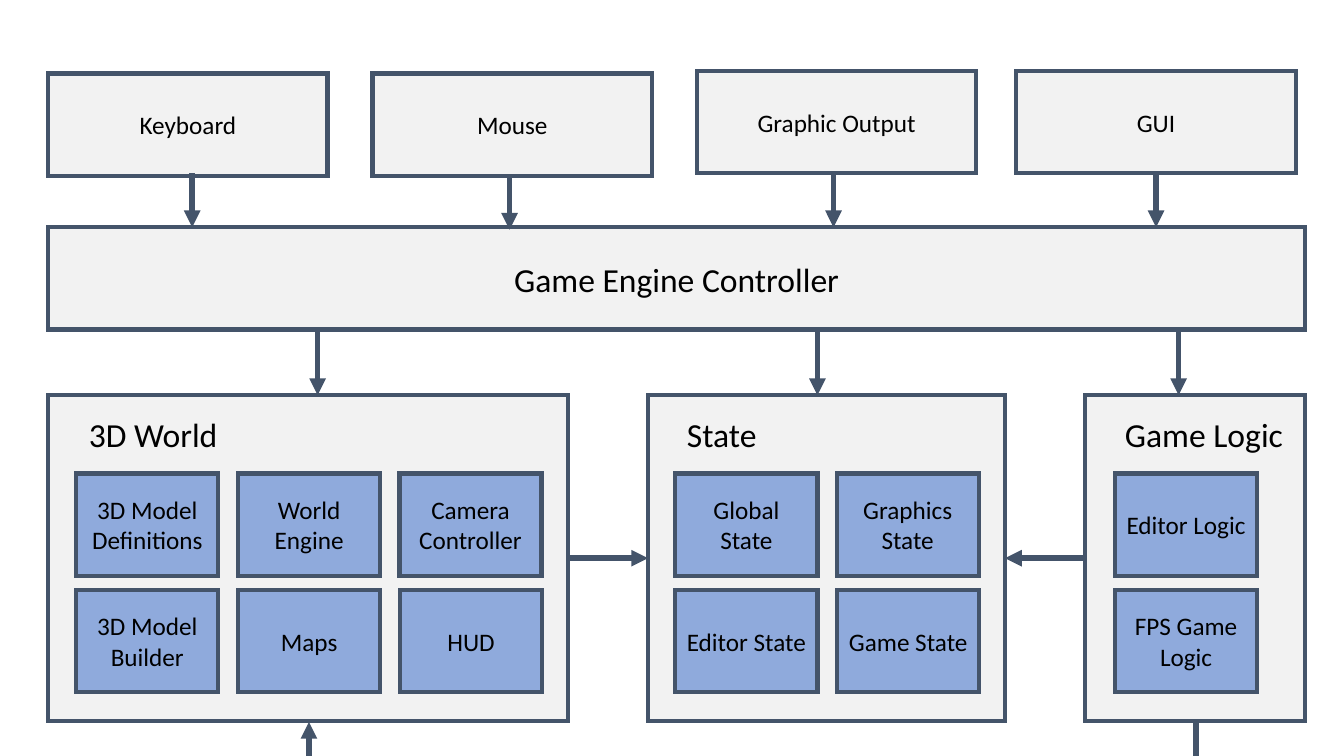
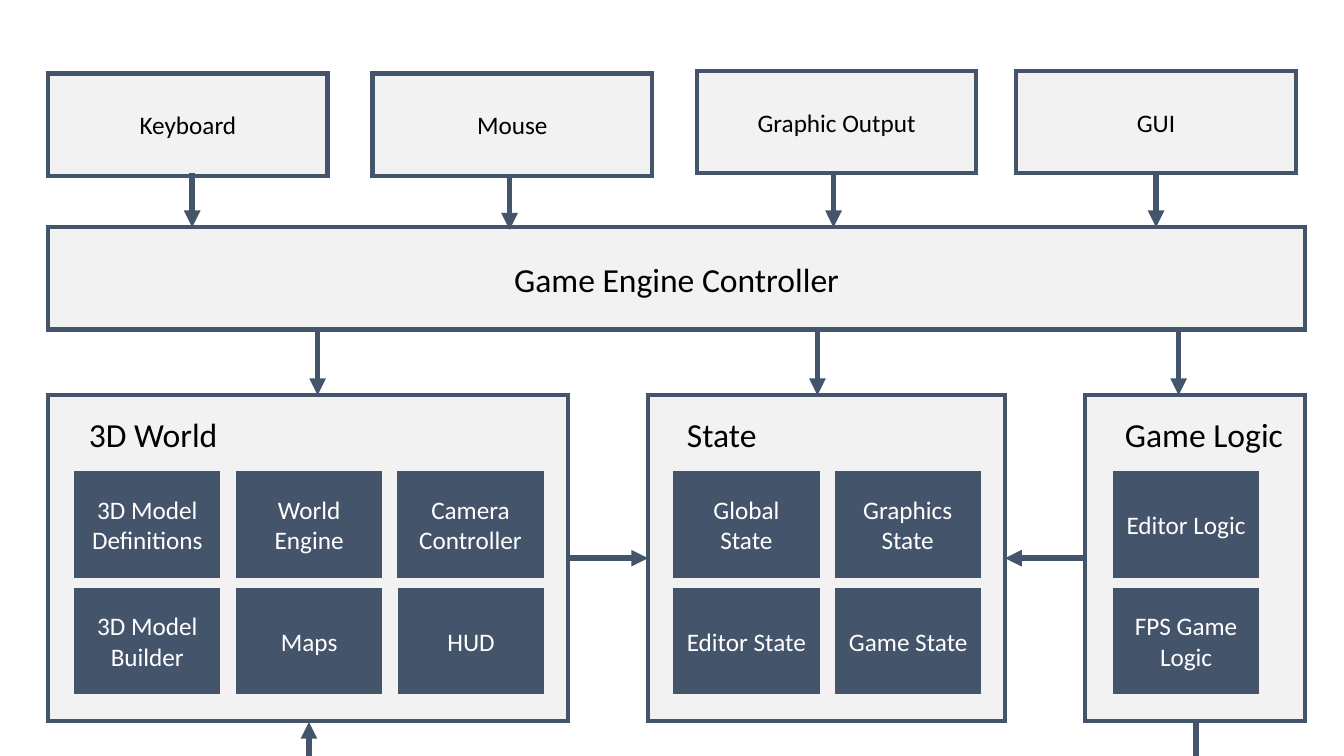
Before and after one commit to Sariohara/KihonEngine, a slide deck: slide 1 of doc/ArchitectureDiagram.pptx. Drawn at 1344x756 pixels with LibreOffice and Linux fonts; fonts in the diff are those of the drawing. Boxes give left, top, right and bottom in pixels: in the first picture for what was removed or moved away, otherwise in the second. Text is boxed around its words. In the diff, an @@ line names an element or a change of style, - is before the commit and + after.

```diff
--- a/doc/ArchitectureDiagram.pptx
+++ b/doc/ArchitectureDiagram.pptx
@@ text colour #000000 to #FFFFFF; fill #8FAADC to #44546A in 12 elements at (676, 474, 818, 577), (837, 474, 979, 577), (676, 590, 818, 693), (838, 590, 980, 693), (1115, 474, 1257, 577), (1115, 590, 1257, 693), (238, 474, 380, 577), (399, 474, 541, 577), (238, 590, 380, 693), (400, 590, 542, 693), (77, 474, 219, 577), (77, 590, 219, 693) @@
```
Also in this commit, not shown: 1 other file.
